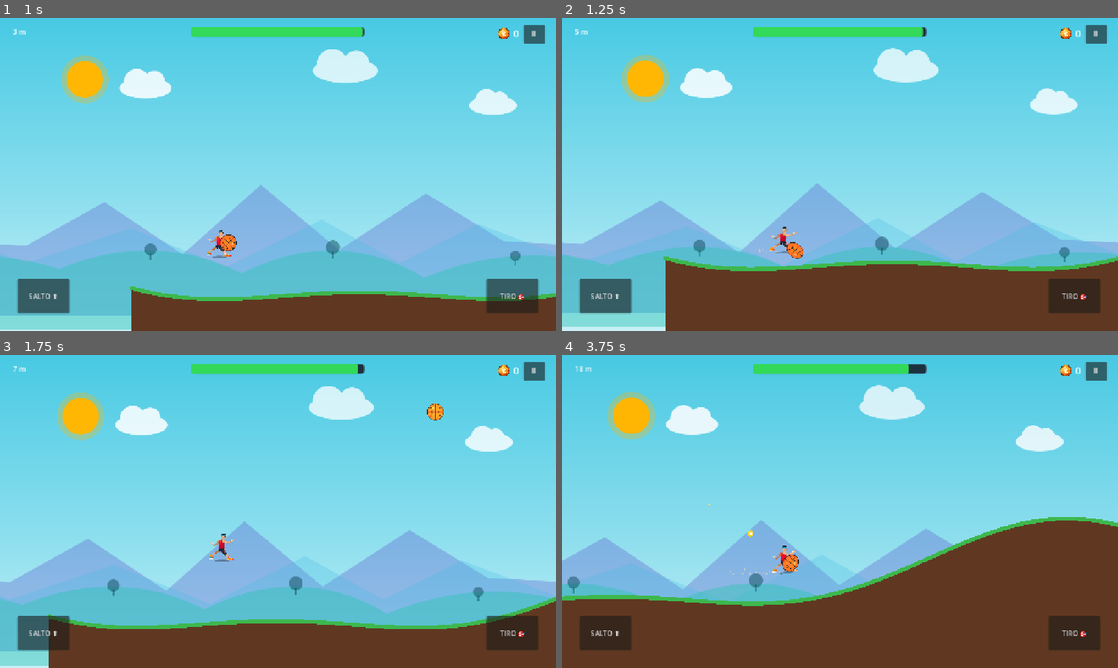
Above: before the commit, frames 1-4 (two rows, left to right).
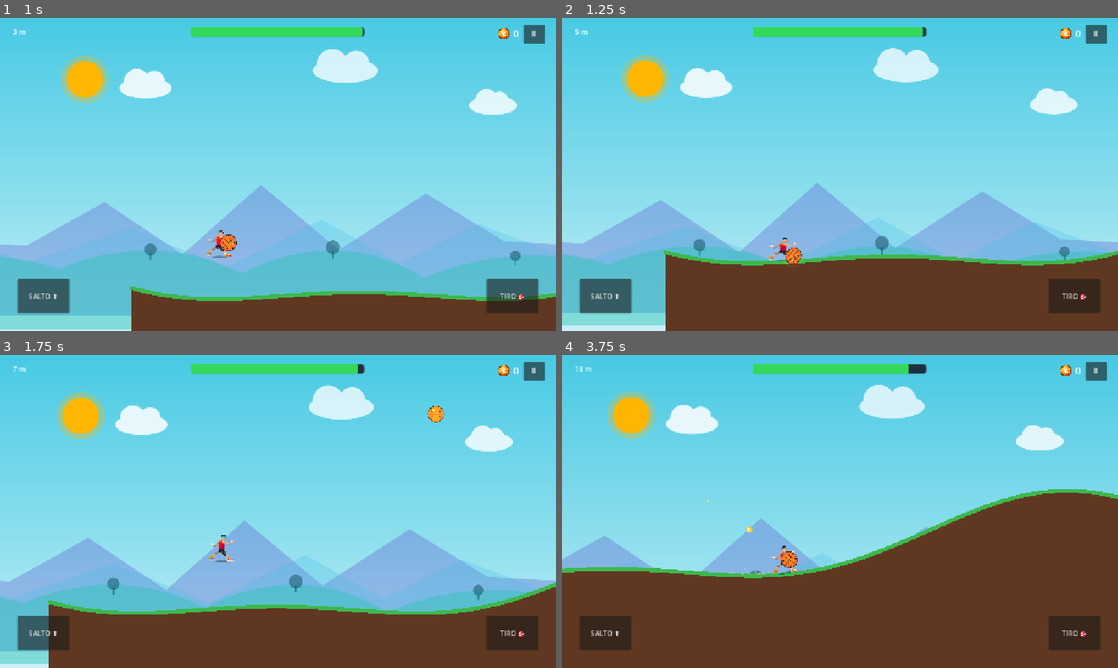
Above: after the commit, the same moments.

Repository: zannaStack/SkyHoops
Game: Godot game, scene res://scenes/main_menu.tscn
Same seed, same stepped clock (60 frames per second), same inputs: the game is played once before the commit and once after it.
Inputs (mouse positions are in pixels of both pictures, inside the frame that each line leads up to):
- Up to frame 1 (1 s): click "▶ GIOCA" at 0.5 s
- Up to frame 2 (1.25 s): no input
- Up to frame 3 (1.75 s): tap Enter at 1.25 s; move the mouse to (400, 495) at 1.27 s; hold Up from 1.28 s (still down); tap F at 1.35 s; click (400, 495) at 1.42 s; tap Space at 1.52 s
- Up to frame 4 (3.75 s): tap Space at 1.82 s; release Up at 2 s; drag from (728, 527) to (812, 574) at 2.02 s; move the mouse to (895, 442) at 2.77 s; tap F at 2.85 s; drag from (812, 574) to (673, 464) at 3.52 s

Frame 1 is identical in both runs. In frame 2, 3.2% of the frame differs, in the area x 0-100%, y 11-99%; in frame 3, 6.5%; in frame 4, 11%, in the area x 0-100%, y 9-81%.

Commit message:
fix: restore solid floor polygon collision to fix ground snapping and prevent player floating

Diff:
--- a/sky-hoops/scripts/player.gd
+++ b/sky-hoops/scripts/player.gd
@@ -203,7 +203,7 @@
 	update_ball_dribble(delta)
 
 	velocity.x = current_speed
-	floor_snap_length = 20.0
+	floor_snap_length = 24.0 if is_on_floor() else 0.0
 	floor_constant_speed = true
 	move_and_slide()
 
--- a/sky-hoops/scripts/terrain_generator.gd
+++ b/sky-hoops/scripts/terrain_generator.gd
@@ -187,20 +187,20 @@
 	if points.size() < 2:
 		return
 
-	# 1. Collisione fisica continua (BUILD_SEGMENTS evita spigoli verticali interni tra chunk)
-	var static_body = StaticBody2D.new()
-	var col_poly = CollisionPolygon2D.new()
-	col_poly.build_mode = CollisionPolygon2D.BUILD_SEGMENTS
-	col_poly.polygon = PackedVector2Array(points)
-	static_body.add_child(col_poly)
-	parent.add_child(static_body)
-
-	# 2. Riempimento visivo terra sottostante
+	# Poligono solido continuo con fondo a 1800 (fondamentale per aderenza e floor snap di Godot 4)
 	var poly: Array[Vector2] = []
 	poly.append_array(points)
 	poly.append(Vector2(seg_end, 1800.0))
 	poly.append(Vector2(seg_start, 1800.0))
 
+	# 1. Collisione solida affidabile
+	var static_body = StaticBody2D.new()
+	var col_poly = CollisionPolygon2D.new()
+	col_poly.polygon = PackedVector2Array(poly)
+	static_body.add_child(col_poly)
+	parent.add_child(static_body)
+
+	# 2. Riempimento visivo terra sottostante
 	var ground_fill = Polygon2D.new()
 	ground_fill.polygon = PackedVector2Array(poly)
 	ground_fill.color = Color(0.38, 0.22, 0.13)
